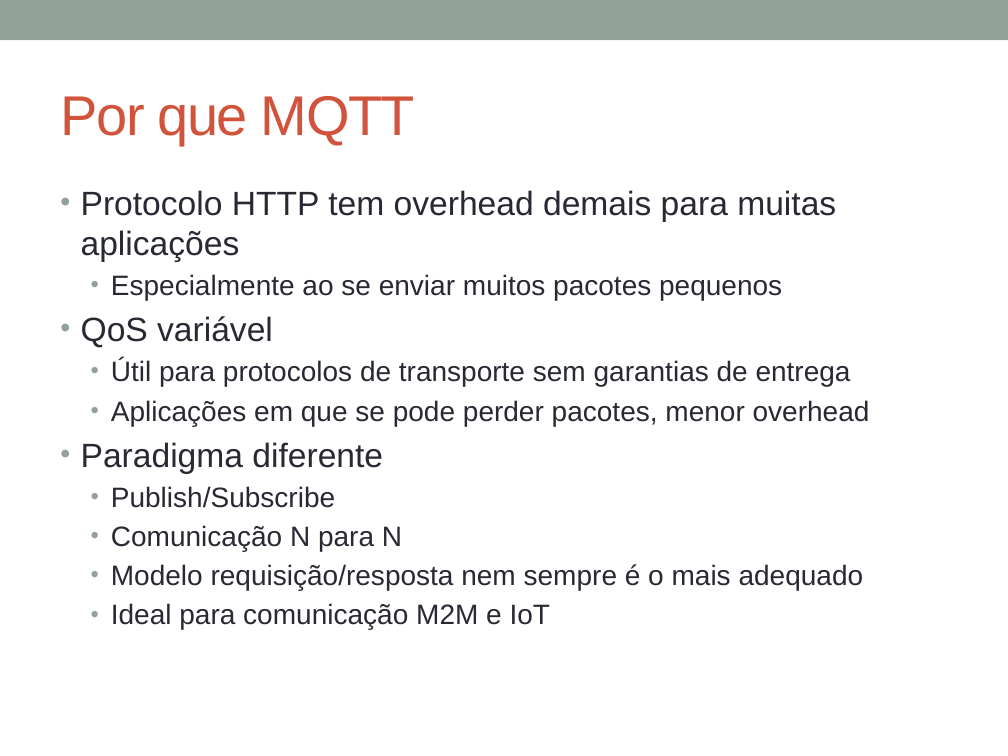
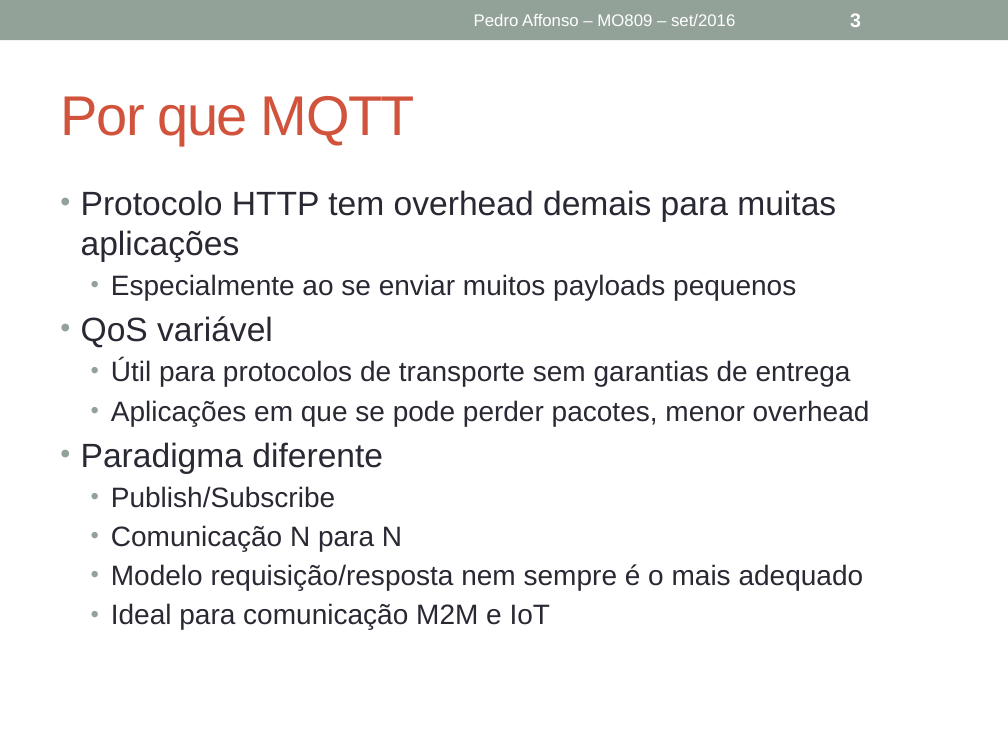
Before and after one commit to phaffonso/mo809-pedro, a slide deck: slide 3 of Protocolo mqtt.pptx (slide 2 before the commit). Drawn at 1008x756 pixels with LibreOffice and Linux fonts; fonts in the diff are those of the drawing. Boxes give left, top, right and bottom in pixels: in the first picture for what was removed or moved away, otherwise in the second. Text is boxed around its words. In the diff, an @@ line names an element or a change of style, - is before the commit and + after.

```diff
--- a/Protocolo mqtt.pptx
+++ b/Protocolo mqtt.pptx
@@ text added at (474, 14, 735, 26), 12 pt, text #FFFFFF @@
+Pedro Affonso – MO809 – set/2016
@@ page number added at (850, 13, 861, 27), 14 pt, text #FFFFFF, bold @@
+3
@@ text at (111, 274, 796, 300): text changed @@
-  • Especialmente ao se enviar muitos pacotes pequenos
+  • Especialmente ao se enviar muitos payloads pequenos
```
Also in this commit, not shown: 18 other slides changed, 2 slides added, 1 slide removed, 1 other file.
